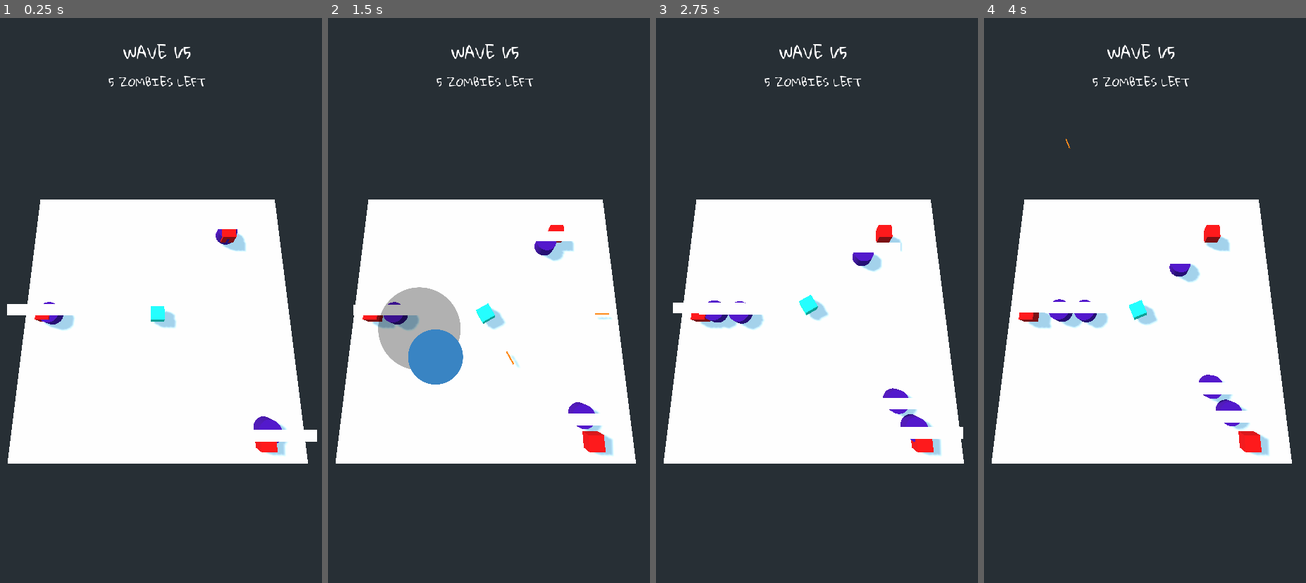
Above: before the commit, frames 1-4 (left to right).
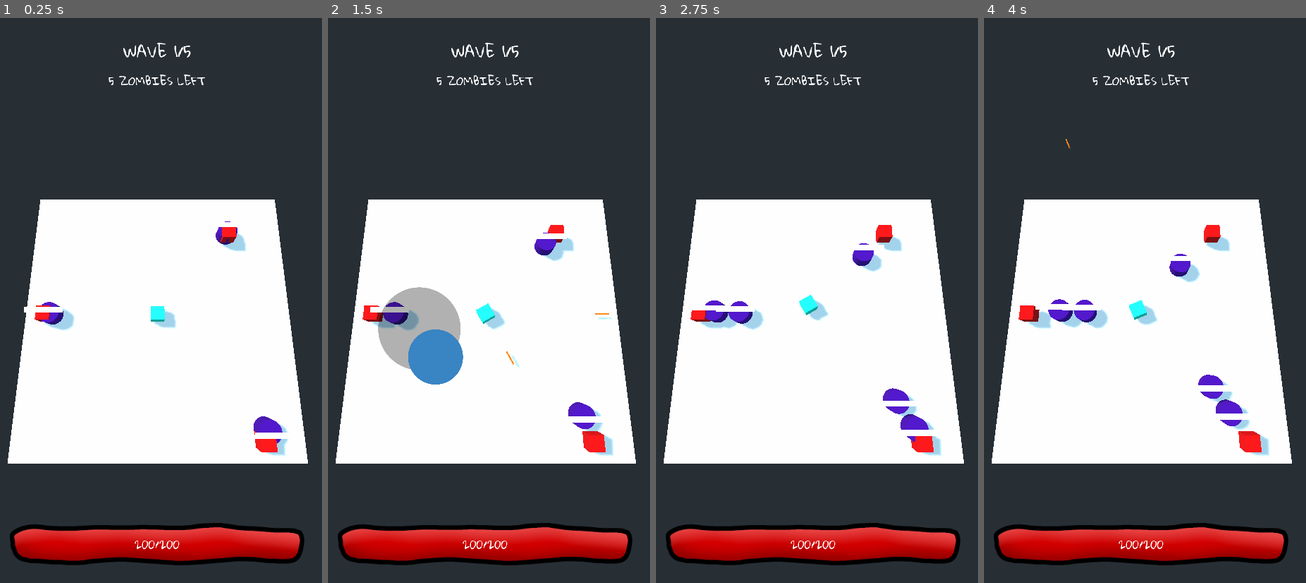
Above: after the commit, the same moments.

Repository: jeffsieu/coma-dash
Game: Godot game, scene res://MainLevel.tscn
The game is run twice, just before and just after one commit, with the same random seed, the same clock (stepped at 60 frames per second) and the same inputs.
Inputs (mouse positions are in pixels of both pictures, inside the frame that each line leads up to):
- Up to frame 1 (0.25 s): no input
- Up to frame 2 (1.5 s): move the mouse to (556, 272) at 0.52 s; click (556, 272) at 0.67 s; drag from (418, 328) to (469, 413) at 1.27 s
- Up to frame 3 (2.75 s): move the mouse to (845, 176) at 2.02 s; click (845, 176) at 2.17 s
- Up to frame 4 (4 s): drag from (1125, 413) to (1041, 215) at 2.77 s; move the mouse to (1238, 385) at 3.52 s; click (1238, 385) at 3.67 s

The runs differ from the first frame. In frame 1, 6.8% of the frame differs, in the area x 2-99%, y 4-97%; in frame 2, 6.7%; in frame 3, 6.9%, in the area x 3-96%, y 4-97%; in frame 4, 6.8%.

Commit message:
Add player health bar, improve enemy hp bar

Diff:
--- a/GUI.gd
+++ b/GUI.gd
@@ -1,17 +1,29 @@
 extends VBoxContainer
 
 var level_manager
+var player
 
 func _ready():
-	var level_manager = $"/root/Level/LevelManager"
-	level_manager.connect("wave_changed", self, "on_wave_changed")
-	level_manager.connect("enemy_died", self, "on_enemy_died")
+	level_manager = $"/root/Level/LevelManager"
+	player = $"/root/Level/Player"
+
+	level_manager.connect("wave_changed", self, "_on_wave_changed")
+	level_manager.connect("enemy_died", self, "_on_enemy_died")
+	player.connect("health_changed", self, "_on_player_health_changed")
+
 	$WaveCounter.text = "WAVE %s/%s" % [level_manager.current_wave_count, level_manager.wave_count]
 	$ZombiesLeft.text = "%d ZOMBIES LEFT" % level_manager.current_wave.total_count
+	$PlayerHealthBarContainer/PlayerHealthBar.max_value = player.max_health
+	$PlayerHealthBarContainer/PlayerHealthBar.value = player.health
+	$PlayerHealthBarContainer/CenterContainer/HealthPoints.text = "%d/%d" % [player.health, player.max_health]
 
-func on_wave_changed(wave, wave_count, total_wave_count):
+func _on_wave_changed(wave, wave_count, total_wave_count):
 	$WaveCounter.text = "WAVE %d/%d" % [wave_count, total_wave_count]
 	$ZombiesLeft.text = "%d ZOMBIES LEFT" % wave.total_count
 
-func on_enemy_died(died, total):
+func _on_enemy_died(died, total):
 	$ZombiesLeft.text = "%d ZOMBIES LEFT" % (total - died)
+
+func _on_player_health_changed(old, new):
+	$PlayerHealthBarContainer/PlayerHealthBar.value = new
+	$PlayerHealthBarContainer/CenterContainer/HealthPoints.text = "%d/%d" % [new, player.max_health]
--- a/LevelManager/LevelManager.gd
+++ b/LevelManager/LevelManager.gd
@@ -9,25 +9,34 @@
 signal wave_changed
 signal enemy_died
 
+onready var player = $"/root/Level/Player"
+
 func _ready():
-	spawn_wave()
+	_spawn_wave()
+	player.connect("health_changed", self, "_on_player_health_changed")
 
-func end():
-	pass
+func _end():
+	print("Game over")
+	current_wave_count = 0
+	_spawn_wave()
 
-func spawn_wave():
+func _spawn_wave():
 	current_wave = Wave.new(self, 5)
-	current_wave.connect("enemy_died", self, "on_enemy_died")
-	current_wave.connect("ended", self, "on_wave_ended")
+	current_wave.connect("enemy_died", self, "_on_enemy_died")
+	current_wave.connect("ended", self, "_on_wave_ended")
 	emit_signal("wave_changed", current_wave, current_wave_count, wave_count)
 	current_wave_count += 1
 	current_wave.start()
 
-func on_enemy_died(died, total):
+func _on_enemy_died(died, total):
 	emit_signal("enemy_died", died, total)
 
-func on_wave_ended(wave):
+func _on_wave_ended(wave):
 	if current_wave_count == wave_count:
-		end()
+		_end()
 	else:
-		spawn_wave()
+		_spawn_wave()
+
+func _on_player_health_changed(old, new):
+	if new <= 0:
+		_end()
--- a/MainLevel.tscn
+++ b/MainLevel.tscn
@@ -10,6 +10,8 @@
 [ext_resource path="res://Heading1.tres" type="DynamicFont" id=8]
 [ext_resource path="res://Heading2.tres" type="DynamicFont" id=9]
 [ext_resource path="res://GUI.gd" type="Script" id=10]
+[ext_resource path="res://HealthBar/healthbarfront.png" type="Texture" id=11]
+[ext_resource path="res://HealthBar/healthbarback.png" type="Texture" id=12]
 
 [sub_resource type="BoxShape" id=1]
 
@@ -62,22 +64,14 @@
 [node name="LevelManager" type="Node" parent="."]
 script = ExtResource( 7 )
 
-[node name="MarginContainer" type="MarginContainer" parent="."]
-margin_left = 26.0
-margin_top = 14.0
-margin_right = 571.0
-margin_bottom = 998.0
-__meta__ = {
-"_edit_use_anchors_": false
-}
-
 [node name="GUI" type="VBoxContainer" parent="."]
 anchor_right = 1.0
 anchor_bottom = 1.0
 margin_left = 32.0
-margin_top = 33.5074
+margin_top = 32.0
 margin_right = -32.0
-margin_bottom = -30.4926
+margin_bottom = -32.0
+rect_clip_content = true
 script = ExtResource( 10 )
 __meta__ = {
 "_edit_use_anchors_": false
@@ -96,7 +90,45 @@
 [node name="ZombiesLeft" type="Label" parent="GUI"]
 margin_top = 61.0
 margin_right = 536.0
-margin_bottom = 102.0
+margin_bottom = 879.0
+size_flags_vertical = 7
 custom_fonts/font = ExtResource( 9 )
 text = "ZOMBIES LEFT"
 align = 1
+
+[node name="PlayerHealthBarContainer" type="CenterContainer" parent="GUI"]
+margin_top = 883.0
+margin_right = 536.0
+margin_bottom = 960.0
+__meta__ = {
+"_edit_use_anchors_": false
+}
+
+[node name="PlayerHealthBar" type="TextureProgress" parent="GUI/PlayerHealthBarContainer"]
+margin_right = 536.0
+margin_bottom = 77.0
+size_flags_horizontal = 0
+size_flags_vertical = 0
+texture_under = ExtResource( 12 )
+texture_progress = ExtResource( 11 )
+__meta__ = {
+"_edit_use_anchors_": false
+}
+
+[node name="CenterContainer" type="CenterContainer" parent="GUI/PlayerHealthBarContainer"]
+margin_left = 238.0
+margin_top = 18.0
+margin_right = 297.0
+margin_bottom = 59.0
+__meta__ = {
+"_edit_use_anchors_": false
+}
+
+[node name="HealthPoints" type="Label" parent="GUI/PlayerHealthBarContainer/CenterContainer"]
+margin_right = 59.0
+margin_bottom = 41.0
+custom_fonts/font = ExtResource( 9 )
+text = "50/100"
+__meta__ = {
+"_edit_use_anchors_": false
+}
--- a/Player/Player.gd
+++ b/Player/Player.gd
@@ -1,18 +1,26 @@
 extends KinematicBody
+
+const Bullet = preload("res://Bullet/Bullet.tscn")
+const Zombie = preload("res://Zombie/Zombie.gd")
 
 const movement_speed = 0.5
 const velocity_limit = 5
 const acceleration = 0.2
 const gravity = 5
 const friction = 0.7
+const max_health = 200
 
 const shoot_interval = 0.1
 var shoot_cooldown = 0
 
+const damage_interval = 0.5
+var damage_cooldown = damage_interval
+
+var health = max_health
 var velocity = Vector3()
 var is_shooting = false
 
-const Bullet = preload("res://Bullet/Bullet.tscn")
+signal health_changed
 
 func _get_joystick_direction():
 	return $"/root/Level/Joystick/JoystickKnob".joystick_direction
@@ -35,6 +43,7 @@
 
 func _process(delta):
 	_rotate_body()
+	damage_cooldown -= delta
 
 func _physics_process(delta):
 	if is_shooting:
@@ -52,3 +61,15 @@
 		shoot_cooldown = 0
 	velocity.y = -gravity
 	velocity = move_and_slide(velocity)
+
+	for i in range(get_slide_count()):
+		var collision = get_slide_collision(i)
+		if collision.collider is Zombie:
+			_receive_damage(collision.collider)
+
+func _receive_damage(attacker):
+	if damage_cooldown <= 0:
+		damage_cooldown = damage_interval
+		var old_health = health
+		health -= attacker.damage
+		emit_signal("health_changed", old_health, health)
--- a/Zombie/Zombie.gd
+++ b/Zombie/Zombie.gd
@@ -3,6 +3,7 @@
 const max_health = 100
 const movement_speed = 2
 const gravity = 5
+const damage = 30
 
 var health = 100
 var velocity = Vector3()
--- a/Zombie/Zombie.tscn
+++ b/Zombie/Zombie.tscn
@@ -1,7 +1,9 @@
-[gd_scene load_steps=8 format=2]
+[gd_scene load_steps=9 format=2]
 
 [ext_resource path="res://Zombie/Zombie.gd" type="Script" id=1]
 [ext_resource path="res://Zombie/HealthBar.gd" type="Script" id=2]
+[ext_resource path="res://HealthBar/healthbarfront.png" type="Texture" id=3]
+[ext_resource path="res://HealthBar/healthbarback.png" type="Texture" id=4]
 
 [sub_resource type="CylinderShape" id=1]
 
@@ -14,9 +16,6 @@
 flags_transparent = true
 flags_unshaded = true
 params_billboard_mode = 1
-
-[sub_resource type="StyleBoxFlat" id=5]
-bg_color = Color( 1, 0, 0, 1 )
 
 [node name="Zombie" type="KinematicBody"]
 transform = Transform( 1.5, 0, 0, 0, 1, 0, 0, 0, 1.5, 0, 0, 0 )
@@ -32,19 +31,16 @@
 [node name="HealthBar" type="Sprite3D" parent="."]
 transform = Transform( 1, 0, 0, 0, 1, 0, 0, 0, 1, 0, 2.62991, 0 )
 material_override = SubResource( 4 )
-pixel_size = 0.1
 script = ExtResource( 2 )
 
 [node name="Viewport" type="Viewport" parent="HealthBar"]
-size = Vector2( 100, 15 )
+size = Vector2( 536, 77 )
 transparent_bg = true
 usage = 0
 render_target_v_flip = true
 
-[node name="ProgressBar" type="ProgressBar" parent="HealthBar/Viewport"]
-margin_right = 100.0
-margin_bottom = 15.0
-custom_styles/fg = SubResource( 5 )
-__meta__ = {
-"_edit_use_anchors_": false
-}
+[node name="ProgressBar" type="TextureProgress" parent="HealthBar/Viewport"]
+margin_right = 40.0
+margin_bottom = 40.0
+texture_under = ExtResource( 4 )
+texture_progress = ExtResource( 3 )
Binary file added: HealthBar/healthbarback.png
Not shown, added: HealthBar/healthbarback.png.import
Binary file added: HealthBar/healthbarfront.png
Not shown, added: HealthBar/healthbarfront.png.import
Not shown: 1 places in MainLevel.tscn that only renumber resources
Not shown, added: HealthBar.xcf
